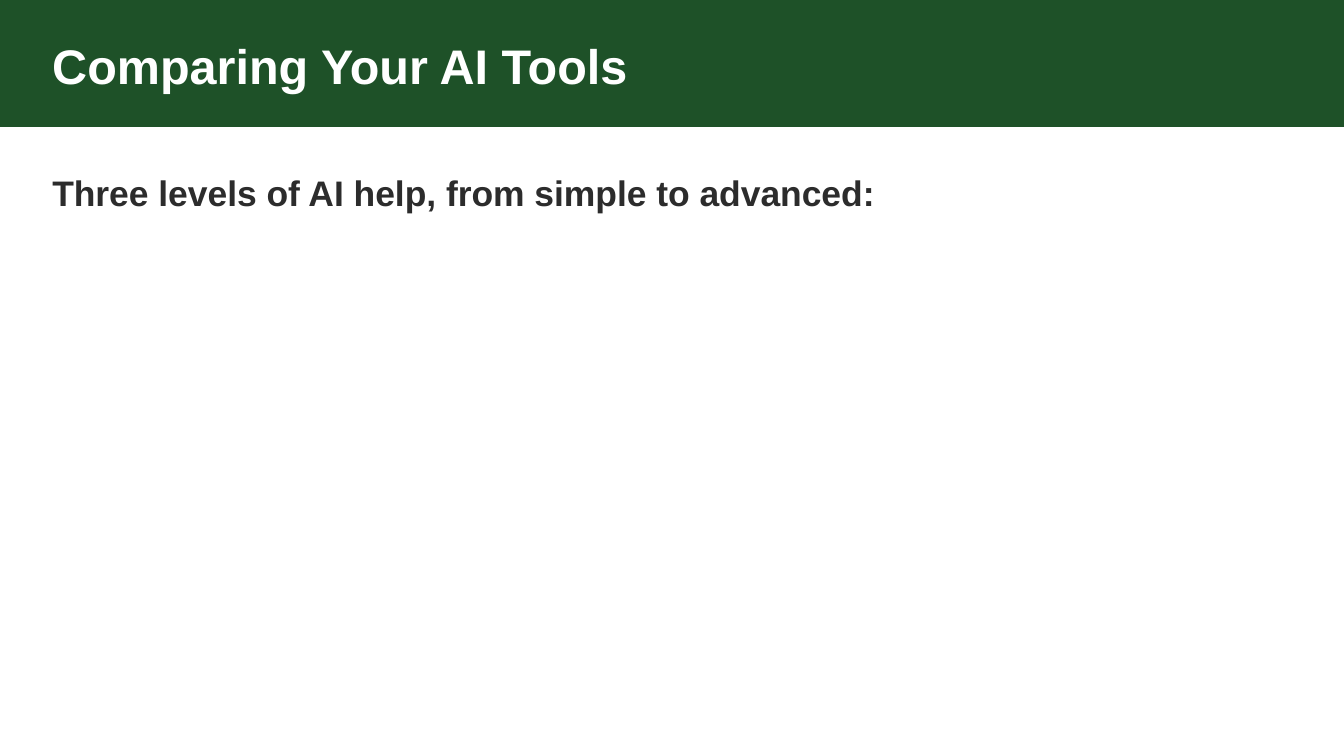
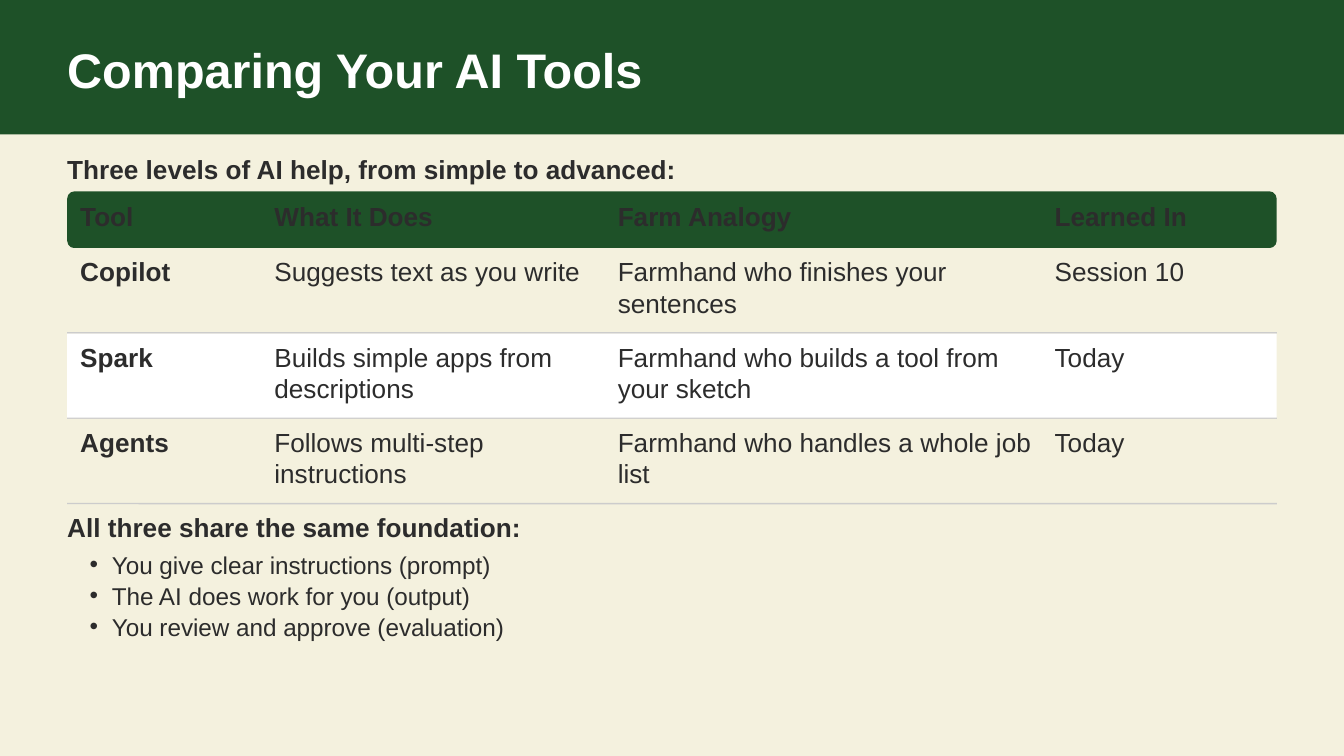
Before and after one commit to zircote/github4farms, a slide deck: slide 14 of sessions/session-11/slides.pptx. Drawn at 1344x756 pixels with LibreOffice and Linux fonts; fonts in the diff are those of the drawing. Boxes give left, top, right and bottom in pixels: in the first picture for what was removed or moved away, otherwise in the second. Text is boxed around its words. In the diff, an @@ line names an element or a change of style, - is before the commit and + after.

Commit message:
build: regenerate all 12 session PPTX decks
Rebuild all slide decks to incorporate HTML quality fixes,
content additions, and layout corrections.

```diff
--- a/sessions/session-11/slides.pptx
+++ b/sessions/session-11/slides.pptx
@@ background #FFFFFF to #F4F1DE @@
@@ rectangle: place and size @@
-rectangle at (0, 0, 1344, 126)
+rectangle at (0, 0, 1344, 134)
@@ text "Comparing Your AI Tools": place and size @@
-text "Comparing Your AI Tools" at (52, 49, 628, 94)
+text "Comparing Your AI Tools" at (67, 53, 643, 97)
@@ text "Three levels of AI help, ...": place and size @@
-text "Three levels of AI help, ..." at (52, 180, 875, 214)
+text "Three levels of AI help, ..." at (67, 160, 675, 184)
@@ text "Three levels of AI help, ..." at (67, 160, 675, 184): size 19 to 14 pt; line spacing 25.6pt to 1; less space between paragraphs @@
@@ rounded rectangle added at (67, 191, 1277, 247), fill #1E5128 @@
@@ rectangle added at (67, 249, 1277, 335), fill #F4F1DE @@
@@ text added at (80, 262, 170, 287), 14 pt, text #2C2C2C, bold @@
+Copilot
@@ text added at (274, 262, 579, 287), 14 pt, text #2C2C2C @@
+Suggests text as you write
@@ text added at (618, 262, 947, 314), 14 pt, text #2C2C2C @@
+Farmhand who finishes your sentences
@@ text added at (1055, 262, 1184, 282), 14 pt, text #2C2C2C @@
+Session 10
@@ line added from (67, 333) to (1277, 333), #CCCCCC 0.75 pt @@
@@ rectangle added at (67, 333, 1277, 419), fill #FFFFFF @@
@@ text added at (80, 348, 153, 372), 14 pt, text #2C2C2C, bold @@
+Spark
@@ text added at (274, 348, 552, 404), 14 pt, text #2C2C2C @@
+Builds simple apps from descriptions
@@ text added at (618, 348, 998, 404), 14 pt, text #2C2C2C @@
+Farmhand who builds a tool from your sketch
@@ text added at (1055, 348, 1125, 372), 14 pt, text #2C2C2C @@
+Today
@@ line added from (67, 418) to (1277, 418), #CCCCCC 0.75 pt @@
@@ rectangle added at (67, 419, 1277, 505), fill #F4F1DE @@
@@ text added at (80, 434, 169, 458), 14 pt, text #2C2C2C, bold @@
+Agents
@@ text added at (274, 433, 483, 484), 14 pt, text #2C2C2C @@
+Follows multi-step instructions
@@ text added at (618, 433, 1031, 484), 14 pt, text #2C2C2C @@
+Farmhand who handles a whole job list
@@ text added at (1055, 433, 1125, 458), 14 pt, text #2C2C2C @@
+Today
@@ line added from (67, 504) to (1277, 504), #CCCCCC 0.75 pt @@
@@ text added at (67, 518, 521, 538), 14 pt, text #2C2C2C, bold @@
+All three share the same foundation:
@@ text added at (112, 556, 504, 641), 13 pt, text #2C2C2C @@
+• You give clear instructions (prompt)
+• The AI does work for you (output)
+• You review and approve (evaluation)
```
Also in this commit, not shown: 4 other slides changed, 1 slide added, 1 slide removed, 11 other files.
